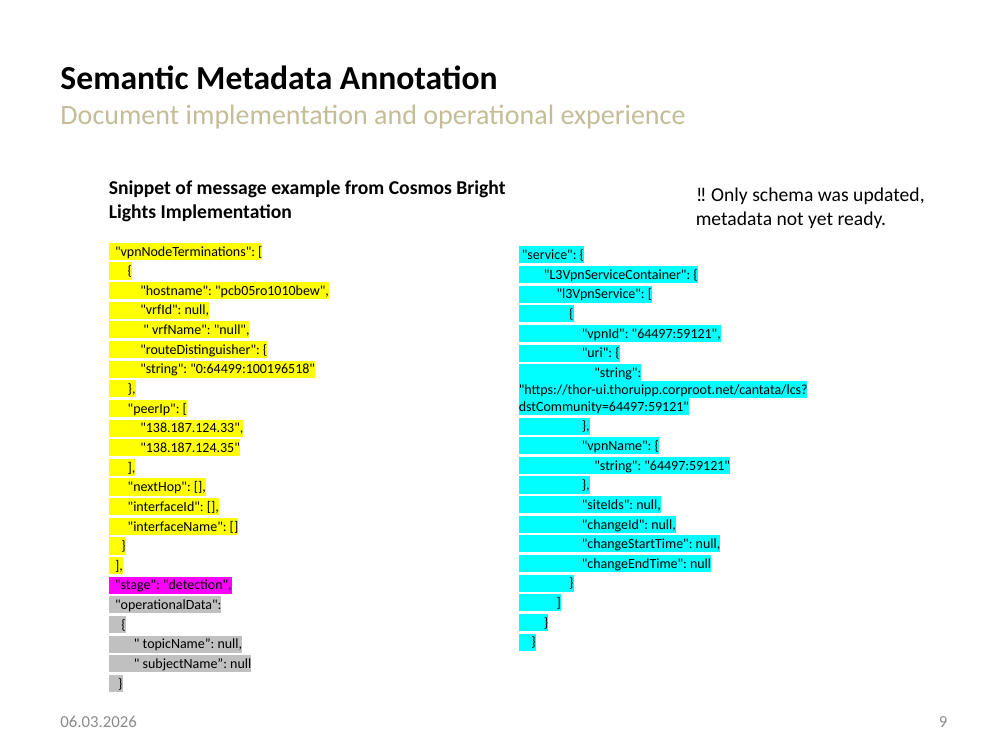
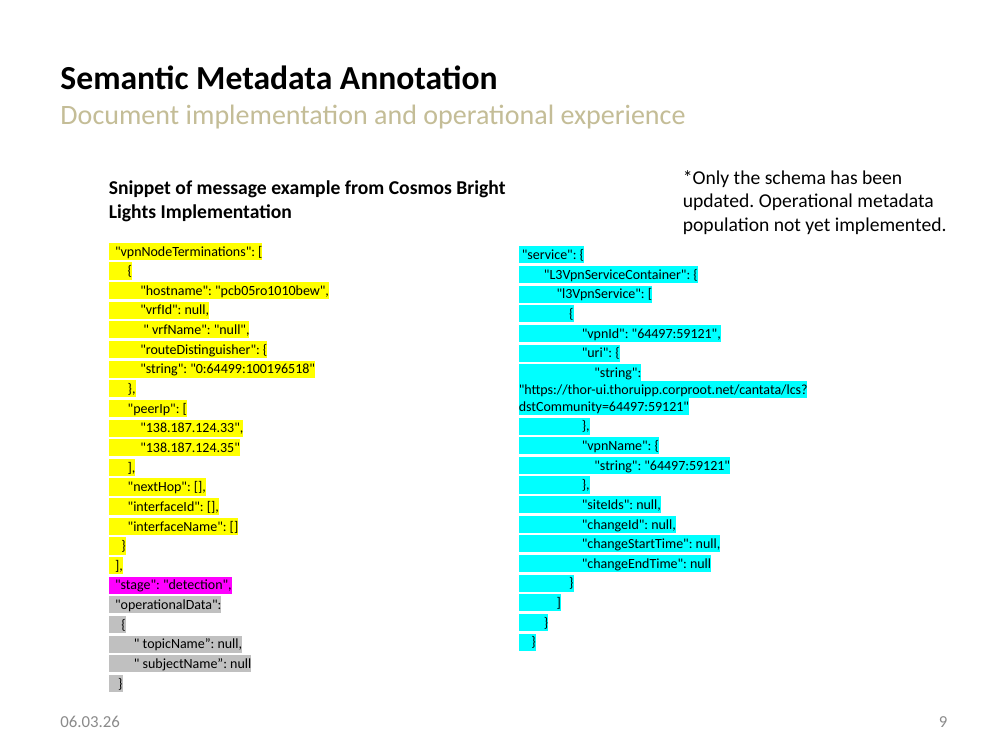
Before and after one commit to network-analytics/ietf-network-analytics-document-status, a slide deck: slide 9 of 125/NMOP/draft-ietf-nmop-network-anomaly-architecture-semantics-lifecycle.pptx. Drawn at 1008x756 pixels with LibreOffice and Linux fonts; fonts in the diff are those of the drawing. Boxes give left, top, right and bottom in pixels: in the first picture for what was removed or moved away, otherwise in the second. Text is boxed around its words. In the diff, an @@ line names an element or a change of style, - is before the commit and + after.

Commit message:
update network-anomaly-architecture-semantics-lifecycle slide deck

```diff
--- a/125/NMOP/draft-ietf-nmop-network-anomaly-architecture-semantics-lifecycle.pptx
+++ b/125/NMOP/draft-ietf-nmop-network-anomaly-architecture-semantics-lifecycle.pptx
@@ text at (683, 170, 947, 234): text changed @@
-‼️ Only schema was updated, metadata not yet ready.
+*Only the schema has been updated. Operational metadata population not yet implemented.
@@ text at (60, 716, 119, 727): text changed @@
-06.03.2026
+06.03.26
```
Also in this commit, not shown: 11 other slides changed, 1 other file.
